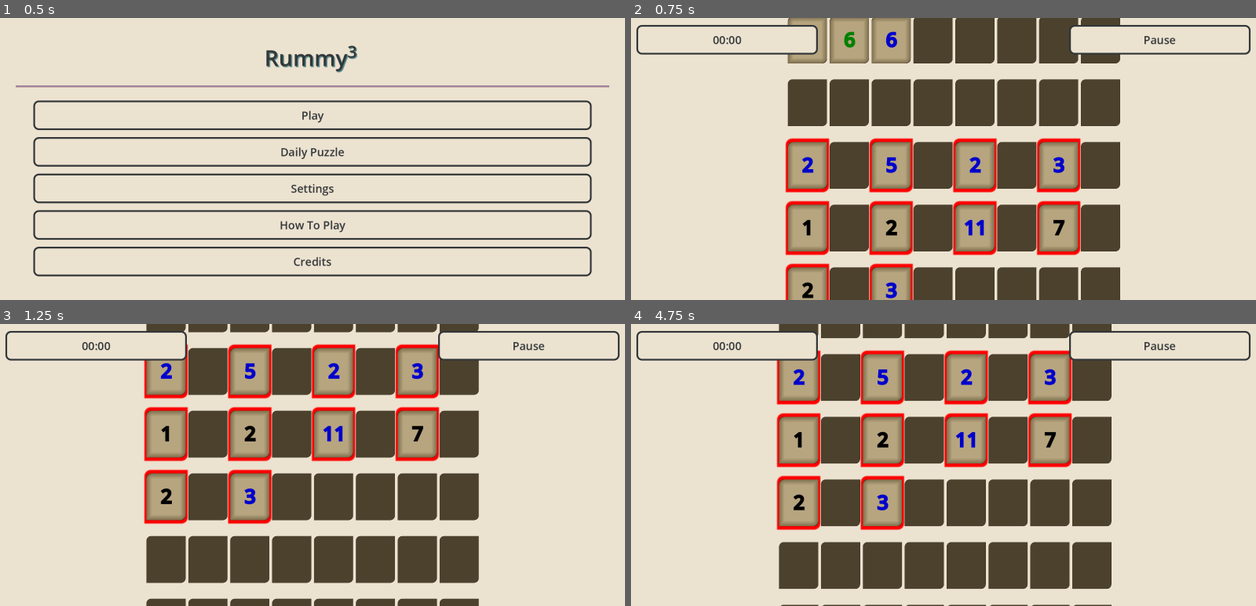
Above: before the commit, frames 1-4 (two rows, left to right).
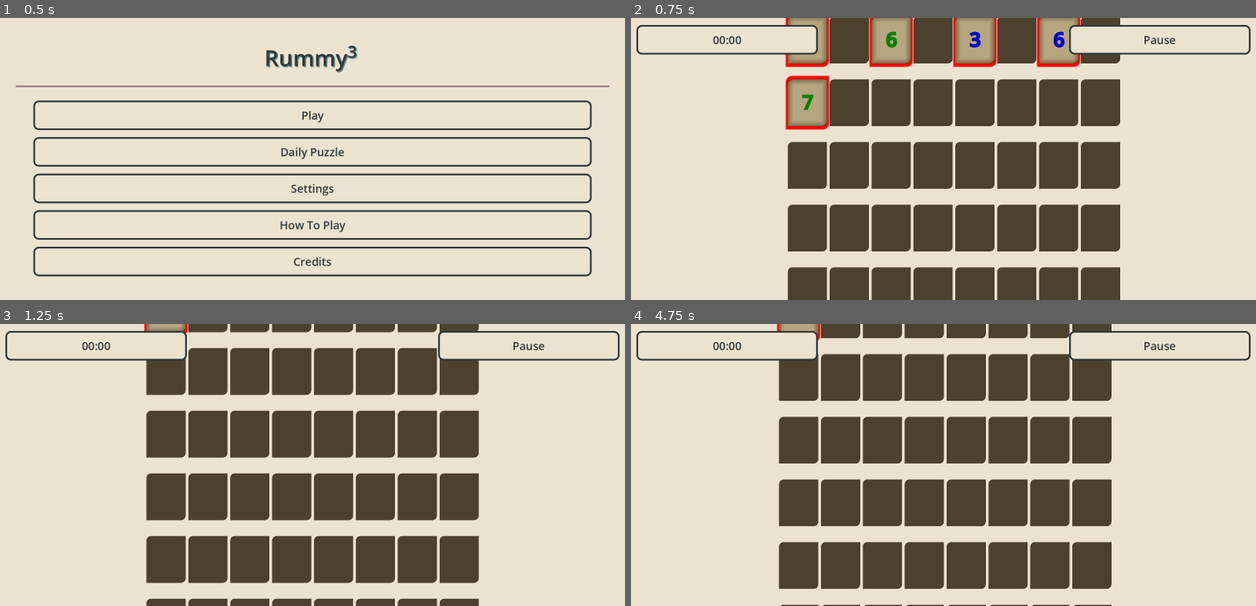
Above: after the commit, the same moments.

Repository: DaltonBaum/RummyCubed
Game: Godot game, scene res://scenes/main_menu.tscn
Two runs of this game, one before a commit and one after it. Both use one fixed random seed, a clock stepped at 60 frames per second and the inputs below.
Inputs (mouse positions are in pixels of both pictures, inside the frame that each line leads up to):
- Up to frame 1 (0.5 s): no input
- Up to frame 2 (0.75 s): click "Daily Puzzle" at 0.5 s
- Up to frame 3 (1.25 s): no input
- Up to frame 4 (4.75 s): tap Enter at 1.25 s; move the mouse to (1081, 450) at 1.27 s; hold D 1.28-2 s; click (1081, 450) at 1.42 s; click "00:01" at 2 s; click "00:02" at 2.75 s; click "Pause" at 3.5 s; click "Restart" at 4.25 s

Frame 1 is identical in both runs. In frame 2, 18% of the frame differs, in the area x 24-72%, y 0-100%; in frame 3, 13%; in frame 4, 14%.

Commit message:
Made daily puzzle a medium instead of hard

Diff:
--- a/scenes/main_menu.gd
+++ b/scenes/main_menu.gd
@@ -9,7 +9,7 @@
 	get_tree().change_scene_to_file("res://scenes/difficulty_menu.tscn")
 
 func _on_daily_button_pressed() -> void:
-	PuzzleInfo.start_game(45, 60, Time.get_date_string_from_system())
+	PuzzleInfo.start_game(30, 45, Time.get_date_string_from_system())
 
 func _on_settings_button_pressed() -> void:
 	_hide_menu()
